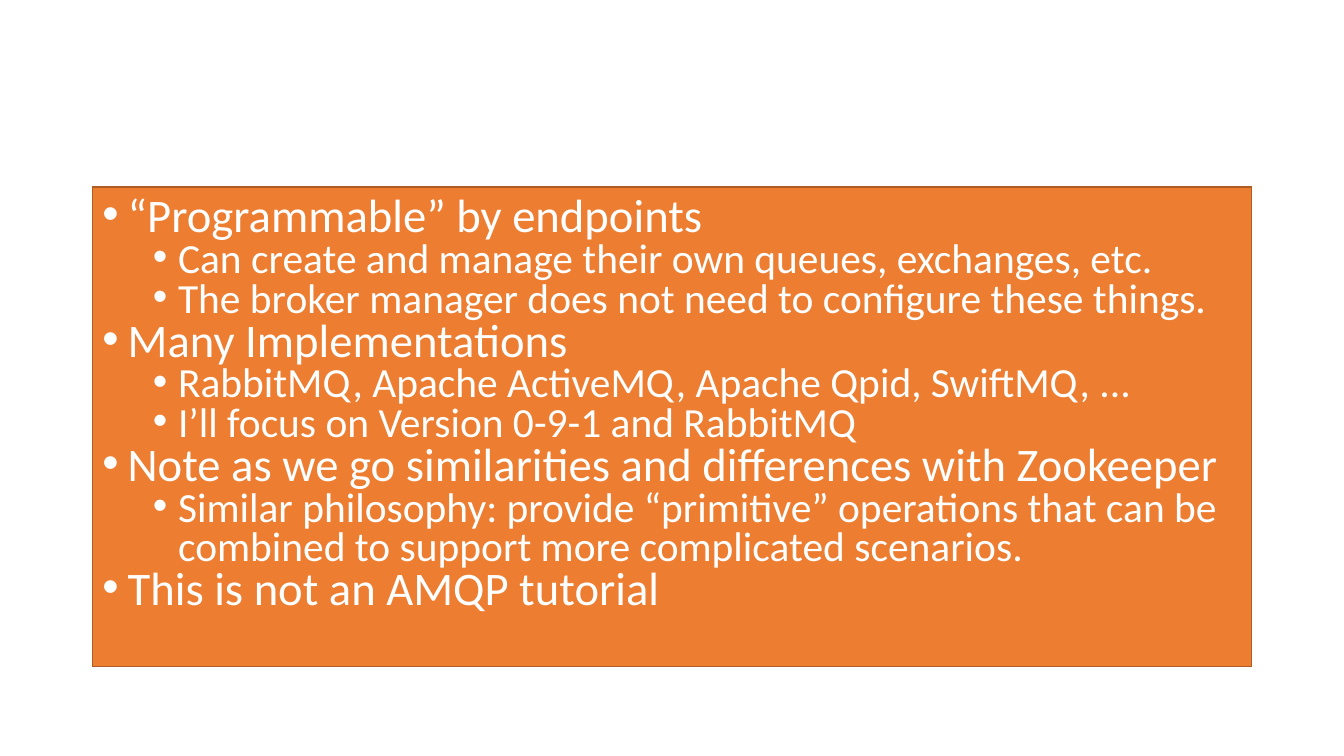
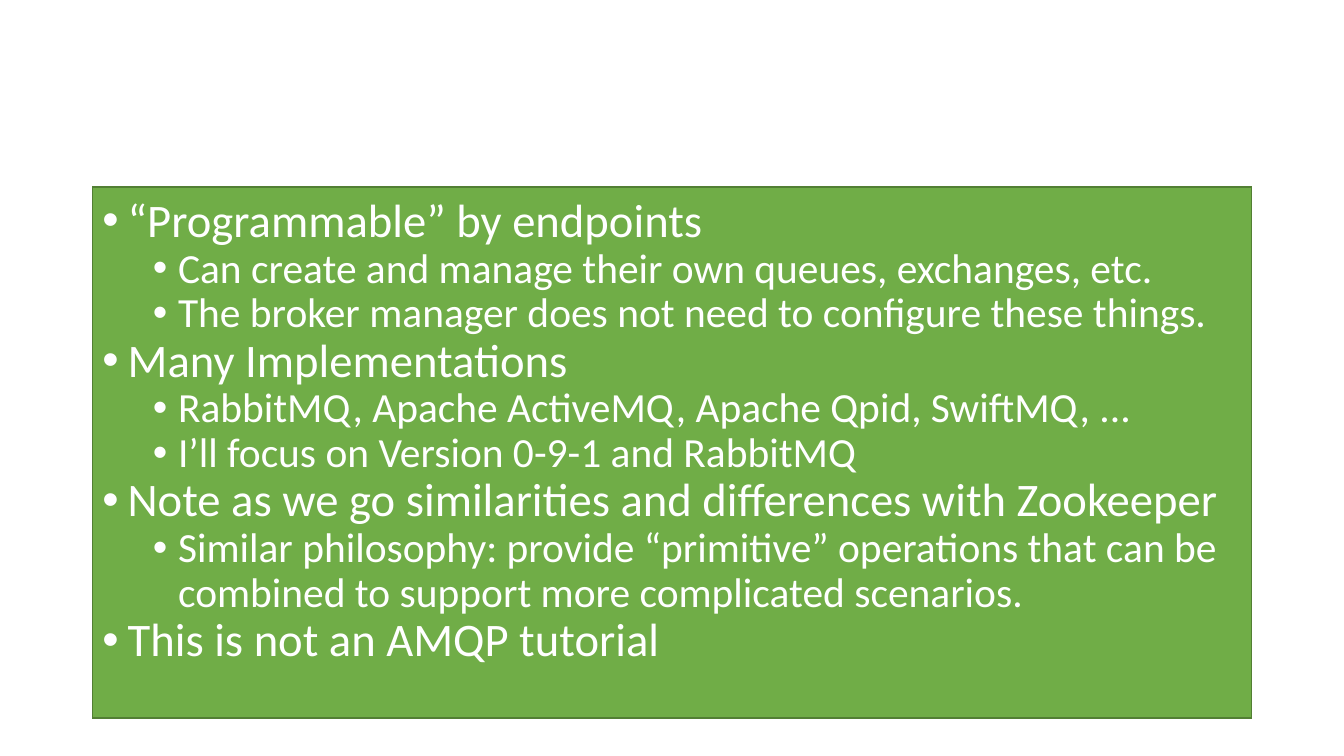
Before and after one commit to airavata-courses/airavata-courses.github.io, a slide deck: slide 6 of slides/CS649-Fall2017-MessagingAndMicroservices.pptx (slide 3 before the commit). Drawn at 1344x756 pixels with LibreOffice and Linux fonts; fonts in the diff are those of the drawing. Boxes give left, top, right and bottom in pixels: in the first picture for what was removed or moved away, otherwise in the second. Text is boxed around its words. In the diff, an @@ line names an element or a change of style, - is before the commit and + after.

```diff
--- a/slides/CS649-Fall2017-MessagingAndMicroservices.pptx
+++ b/slides/CS649-Fall2017-MessagingAndMicroservices.pptx
@@ text "“Programmable” by endpoints": place and size @@
-text "“Programmable” by endpoints" at (93, 187, 1252, 666)
+text "“Programmable” by endpoints" at (93, 187, 1252, 718)
@@ text "“Programmable” by endpoints" at (93, 187, 1252, 718): line spacing 0.8 to 0.9; fill #ED7D31 to #70AD47; outline #AF5C24 1 pt to #538035 1 pt @@
```
Also in this commit, not shown: 4 other slides changed, 4 slides added, 1 slide removed, 1 other file.
